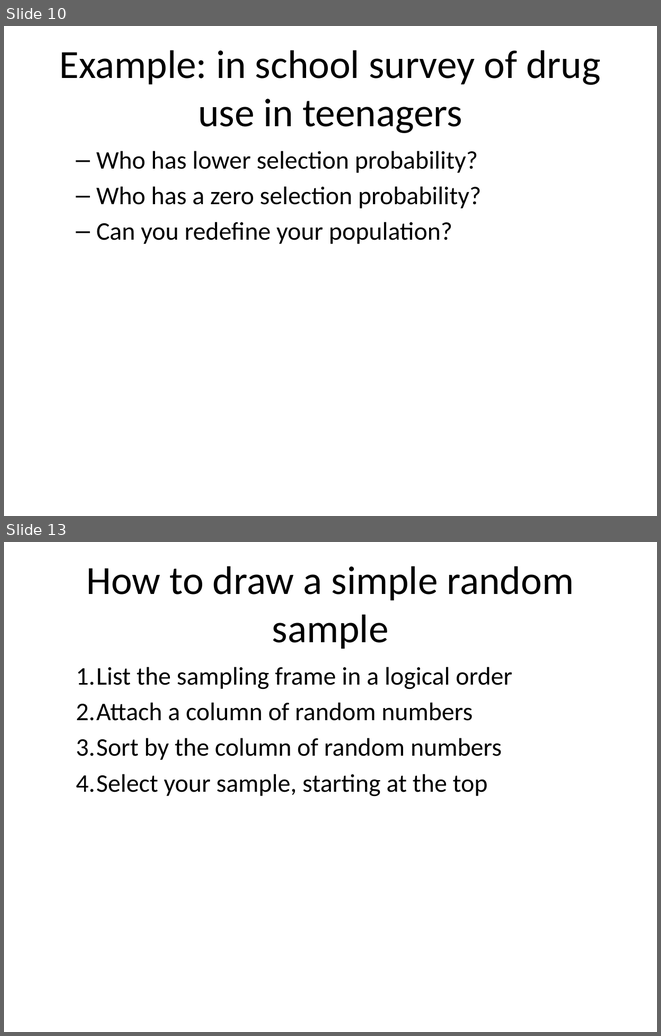
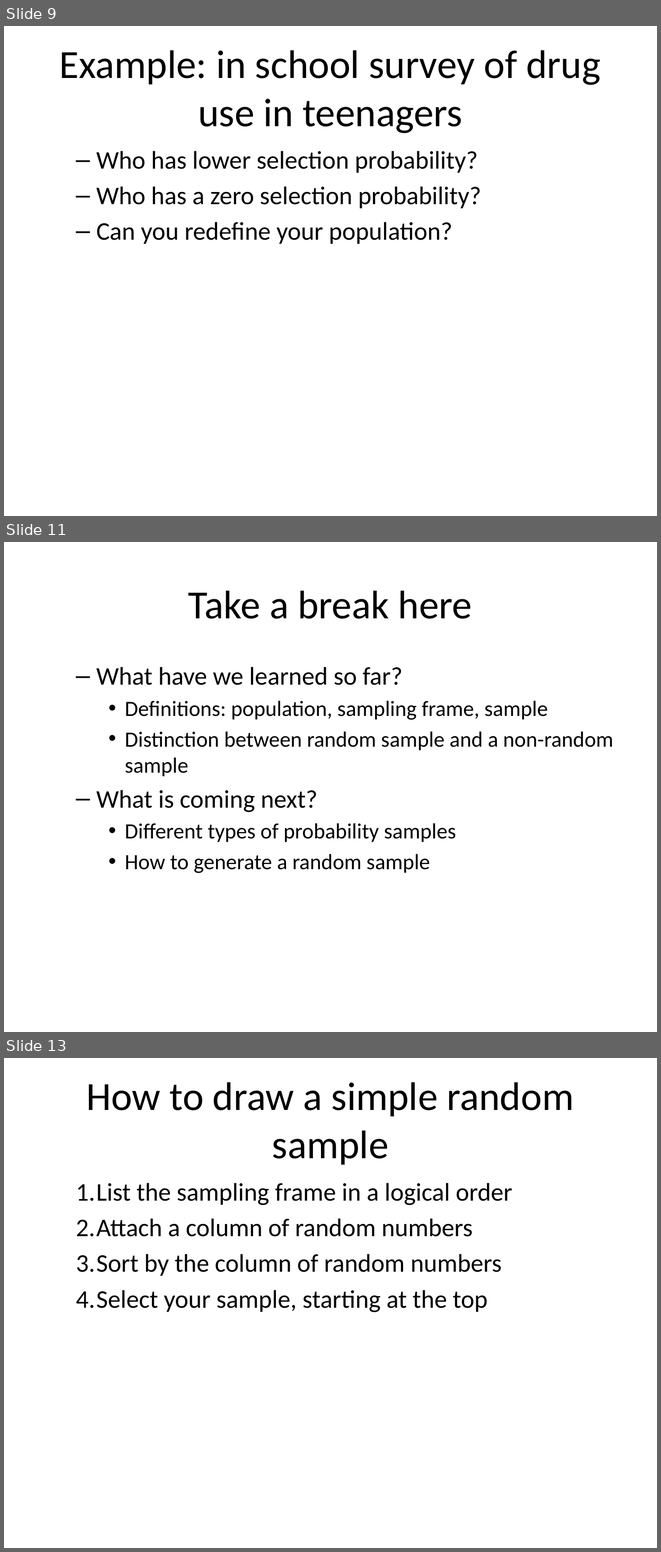
Before and after one commit to classes-medb/5510, a slide deck: src/video-08-sampling.pptx. Shown one above the other, each under a label of ours: slides 10 and 13 before the commit, slides 9, 11 and 13 after it; the slides between them are not shown. The pictures are 661x1036 and 661x1552 pixels, drawn with LibreOffice and Linux fonts; fonts in the diff are those of the drawing. Boxes give left, top, right and bottom in pixels: in the first picture for what was removed or moved away, otherwise in the second. Text is boxed around its words. In the diff, an @@ line names an element or a change of style, - is before the commit and + after.

```diff
--- a/src/video-08-sampling.pptx
+++ b/src/video-08-sampling.pptx
@@ slide 11 added at bbox=[4, 542, 657, 1032], background #FFFFFF @@
@@ title added at bbox=[188, 590, 473, 619], 44 pt, text #000000 @@
+Take a break here
@@ text added at bbox=[96, 667, 614, 873], 24 pt, text #000000 @@
+  – What have we learned so far?
+    • Definitions: population, sampling frame, sample
+    • Distinction between random sample and a non-random sample
+  – What is coming next?
+    • Different types of probability samples
+    • How to generate a random sample
@@ what was slide 10 is now slide 9 @@
```
Also in this commit, not shown: 4 slides changed, 1 other slide added, 2 slides removed, 6 other files.
